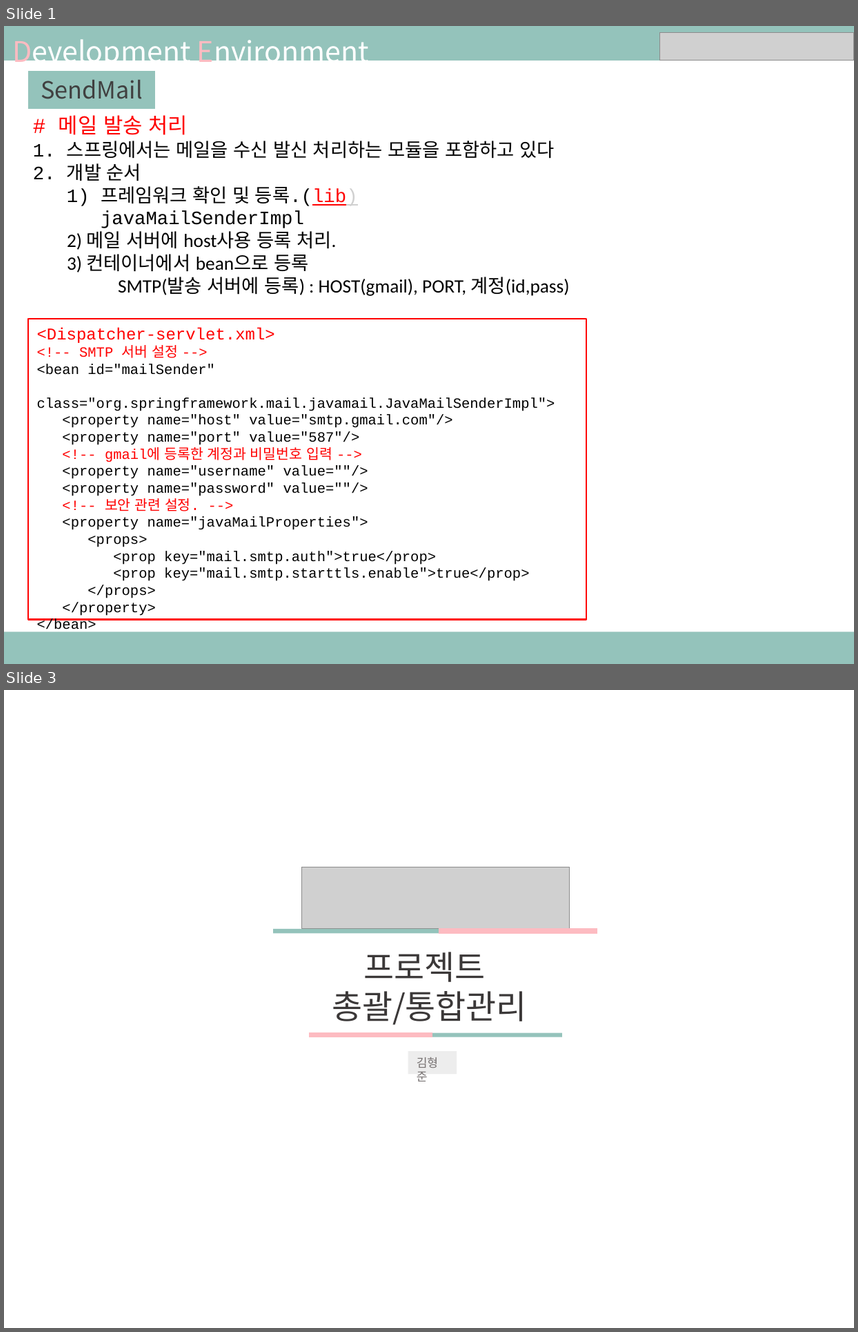
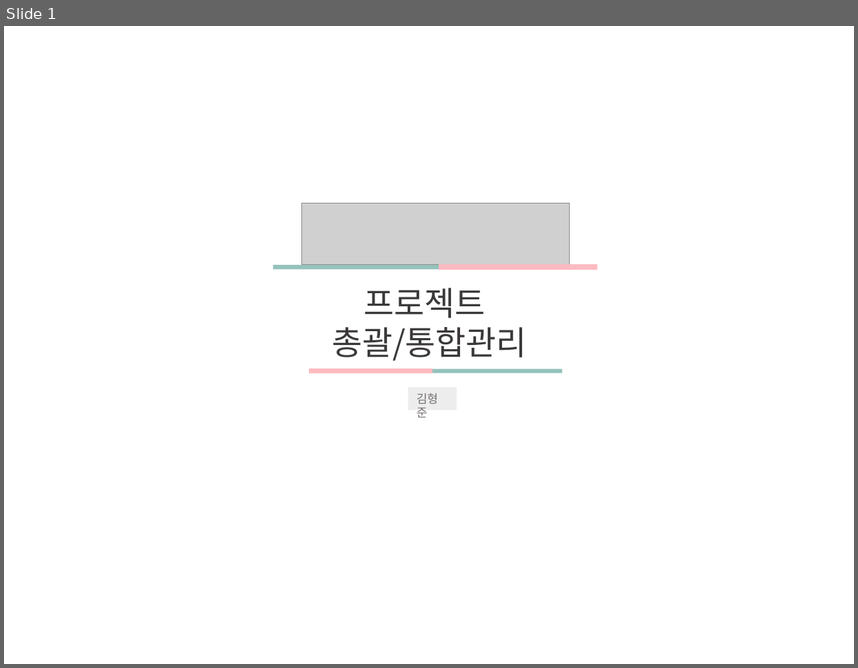
Before and after one commit to ezenteam03/project06, a slide deck: WebContent/HANA/PPT/0529 김형준.pptx. Shown one above the other, each under a label of ours: slides 1 and 3 before the commit, slide 1 after it; the slides between them are not shown. The pictures are 858x1332 and 858x668 pixels, drawn with LibreOffice and Linux fonts; fonts in the diff are those of the drawing; grey boxes stand for pictures. Boxes give left, top, right and bottom in pixels: in the first picture for what was removed or moved away, otherwise in the second. Text is boxed around its words. In the diff, an @@ line names an element or a change of style, - is before the commit and + after.

```diff
--- a/WebContent/HANA/PPT/0529 김형준.pptx
+++ b/WebContent/HANA/PPT/0529 김형준.pptx
@@ slide 1 removed at bbox=[4, 26, 854, 664], background #FFFFFF @@
@@ rectangle removed at bbox=[4, 26, 854, 61] @@
@@ text removed at bbox=[12, 39, 369, 69] @@
-Development Environment
@@ picture removed at bbox=[660, 33, 854, 61] @@
@@ rectangle removed at bbox=[29, 71, 155, 109] @@
-SendMail
@@ text removed at bbox=[33, 115, 570, 296] @@
-# 메일 발송 처리
-1. 스프링에서는 메일을 수신 발신 처리하는 모듈을 포함하고 있다
-2. 개발 순서
-1) 프레임워크 확인 및 등록.(lib)
-javaMailSenderImpl
-2) 메일 서버에 host사용 등록 처리.
-3) 컨테이너에서 bean으로 등록
-SMTP(발송 서버에 등록) : HOST(gmail), PORT, 계정(id,pass)
@@ rectangle removed at bbox=[29, 319, 587, 619] @@
-<Dispatcher-servlet.xml>
-<!-- SMTP 서버 설정 -->
-<bean id="mailSender"
-class="org.springframework.mail.javamail.JavaMailSenderImpl">
-<property name="host" value="smtp.gmail.com"/>
-<property name="port" value="587"/>
-<!-- gmail에 등록한 계정과 비밀번호 입력 -->
-<property name="username" value=""/>
-<property name="password" value=""/>
-<!-- 보안 관련 설정. -->
-<property name="javaMailProperties">
-<props>
-<prop key="mail.smtp.auth">true</prop>
-<prop key="mail.smtp.starttls.enable">true</prop>
-</props>
-</property>
-</bean>
@@ rectangle removed at bbox=[4, 631, 854, 664] @@
@@ what was slide 3 is now slide 1 @@
```
Also in this commit, not shown: 7 slides added, 2 other slides removed.
